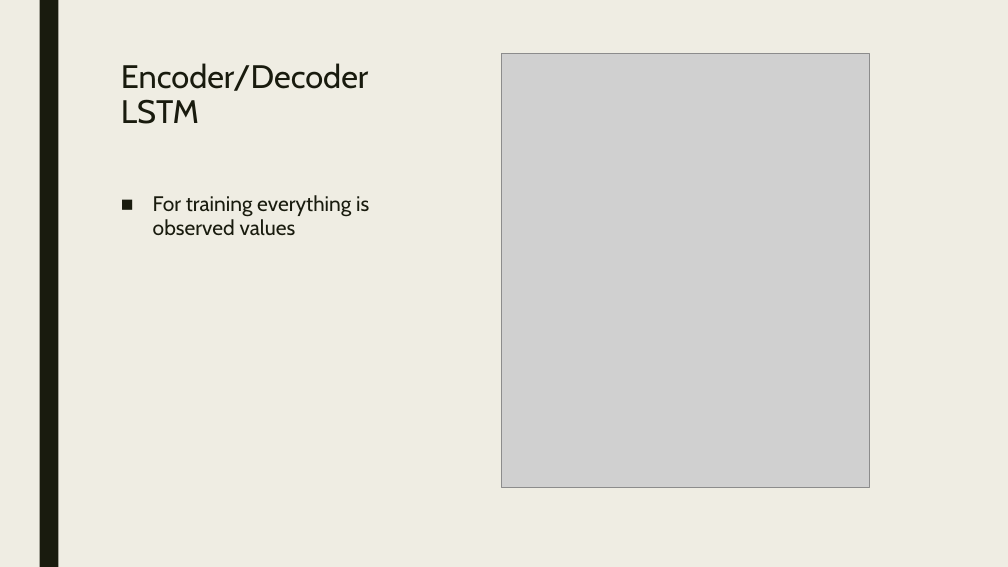
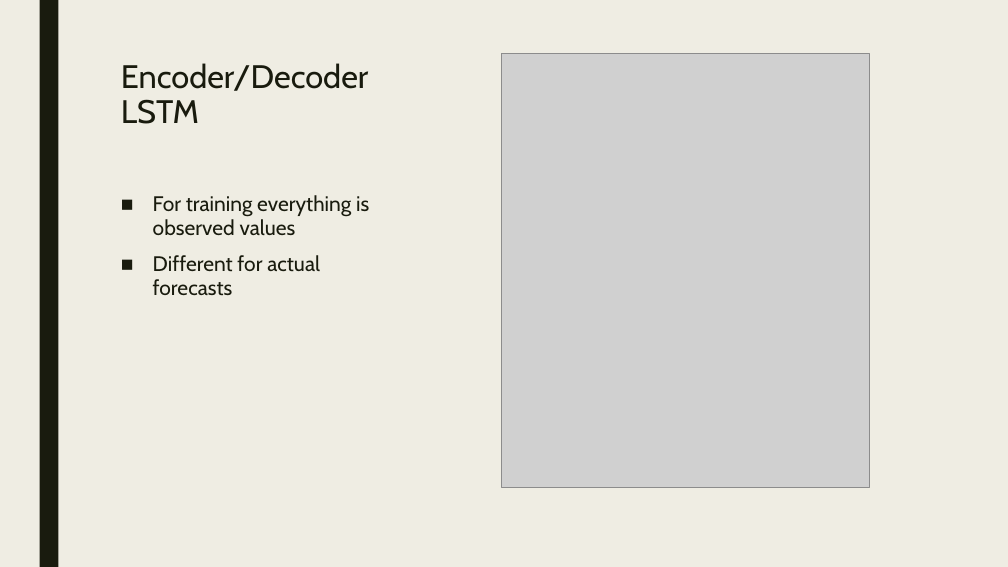
Before and after one commit to mathh17/Speciale, a slide deck: slide 13 of Exploring climate data’s relevance to predict energy consumption.pptx (slide 14 before the commit). Drawn at 1008x567 pixels with LibreOffice and Linux fonts; fonts in the diff are those of the drawing; grey boxes stand for pictures. Boxes give left, top, right and bottom in pixels: in the first picture for what was removed or moved away, otherwise in the second. Text is boxed around its words. In the diff, an @@ line names an element or a change of style, - is before the commit and + after.

```diff
--- a/Exploring climate data’s relevance to predict energy consumption.pptx
+++ b/Exploring climate data’s relevance to predict energy consumption.pptx
@@ text at [153,255,320,296]: paragraph added @@
+■ Different for actual forecasts
```
Also in this commit, not shown: 6 other slides changed, 1 slide removed, 2 other files.
